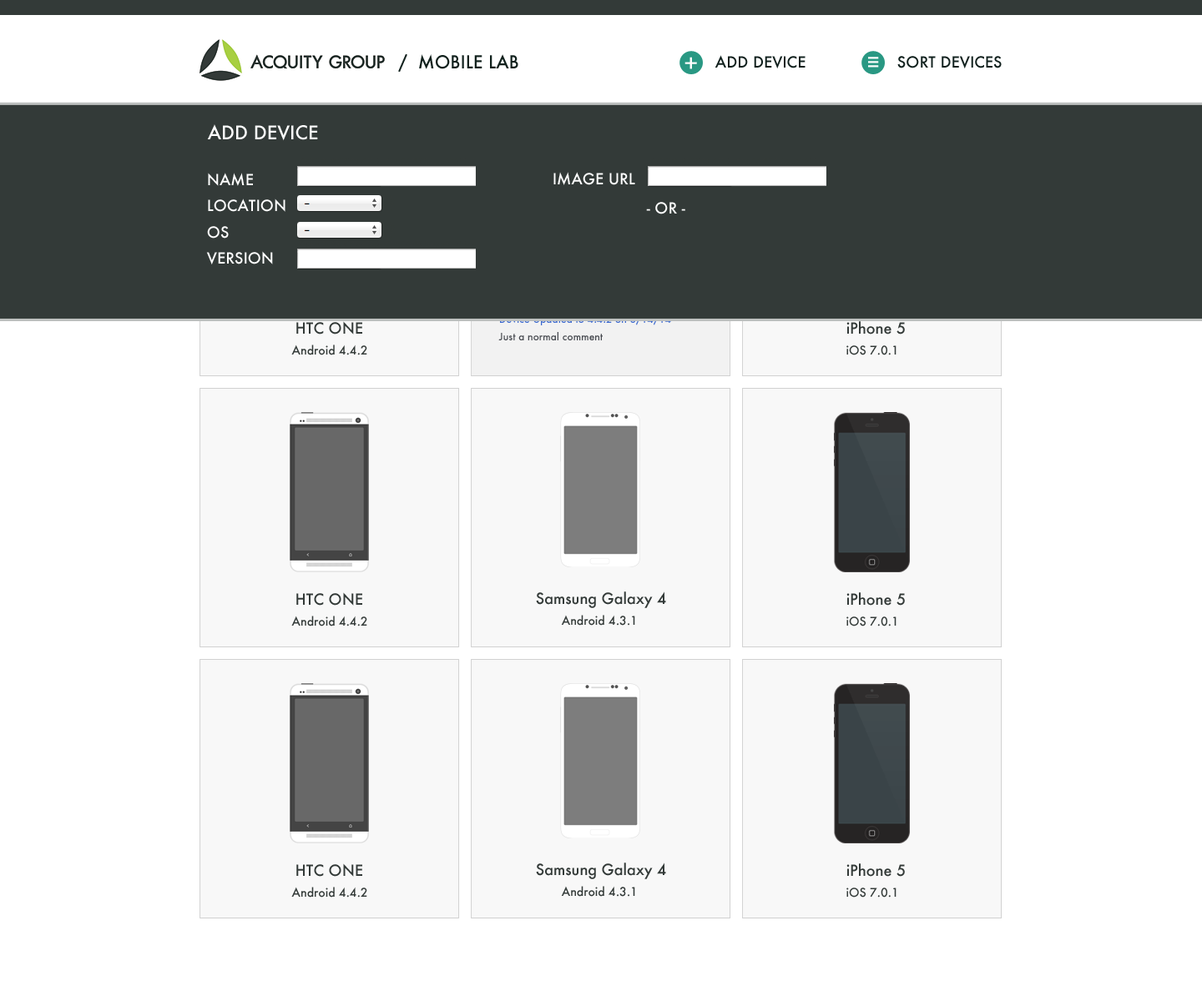
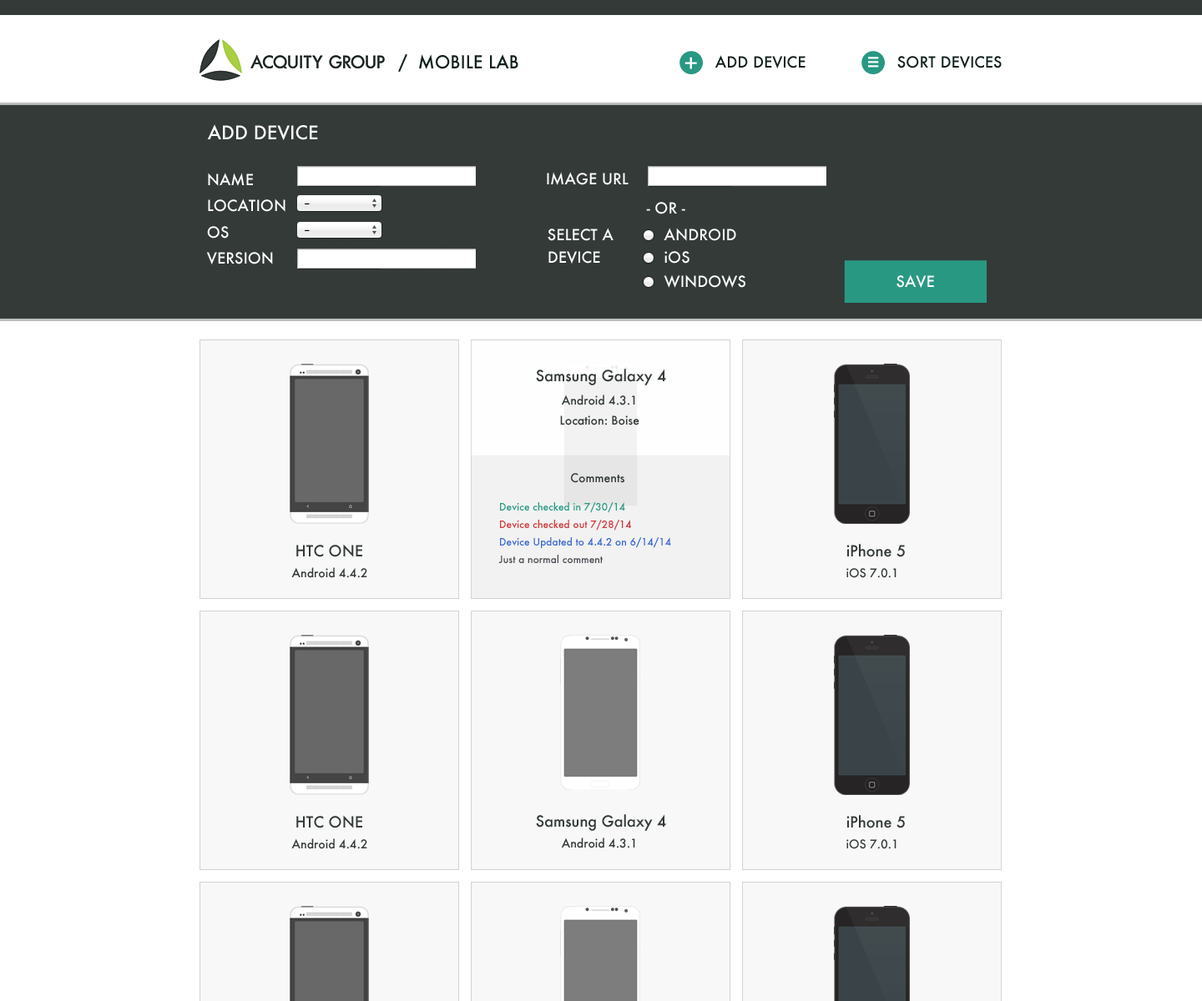
Two versions of the same layered image (w=1202, h=1001). Layer-by-layer changes:
removed group "Group 1" (10 layers) over left=546, top=171, right=987, bottom=303
removed layer "Shape 8" from group "Group 1" over left=546, top=171, right=987, bottom=303
removed group "Device copy 4" (1st of 3) (4 layers) over left=470, top=659, right=732, bottom=919
removed layer "Shape 3" (1st of 9, in "Device copy 4") from group "Device copy 4" over left=470, top=659, right=732, bottom=919
removed group "Device copy 4" (2nd of 3) (4 layers) over left=741, top=659, right=1003, bottom=919
removed layer "Shape 3" (2nd of 9, in "Device copy 4") from group "Device copy 4" over left=741, top=659, right=1003, bottom=919
removed group "Device copy 4" (3rd of 3) (4 layers) over left=199, top=659, right=460, bottom=919
removed layer "Shape 3" (3rd of 9, in "Device copy 4") from group "Device copy 4" over left=199, top=659, right=460, bottom=919
removed group "Device copy 3" (1st of 3) (4 layers) over left=470, top=388, right=732, bottom=648
removed layer "Shape 3" (4th of 9, in "Device copy 3") from group "Device copy 3" over left=470, top=388, right=732, bottom=648
removed group "Device copy 3" (2nd of 3) (4 layers) over left=741, top=388, right=1003, bottom=648
removed layer "Shape 3" (5th of 9, in "Device copy 3") from group "Device copy 3" over left=741, top=388, right=1003, bottom=648
removed group "Device copy 3" (3rd of 3) (4 layers) over left=199, top=388, right=460, bottom=648
removed layer "Shape 3" (6th of 9, in "Device copy 3") from group "Device copy 3" over left=199, top=388, right=460, bottom=648
removed group "Device copy 2" (10 layers) over left=470, top=171, right=738, bottom=402
removed layer "Shape 3" (7th of 9, in "Device copy 2") from group "Device copy 2" over left=470, top=171, right=732, bottom=377
added layer "Add a Device" above "Background" over left=199, top=171, right=1003, bottom=1001
…and 34 more changes (34 removed)
